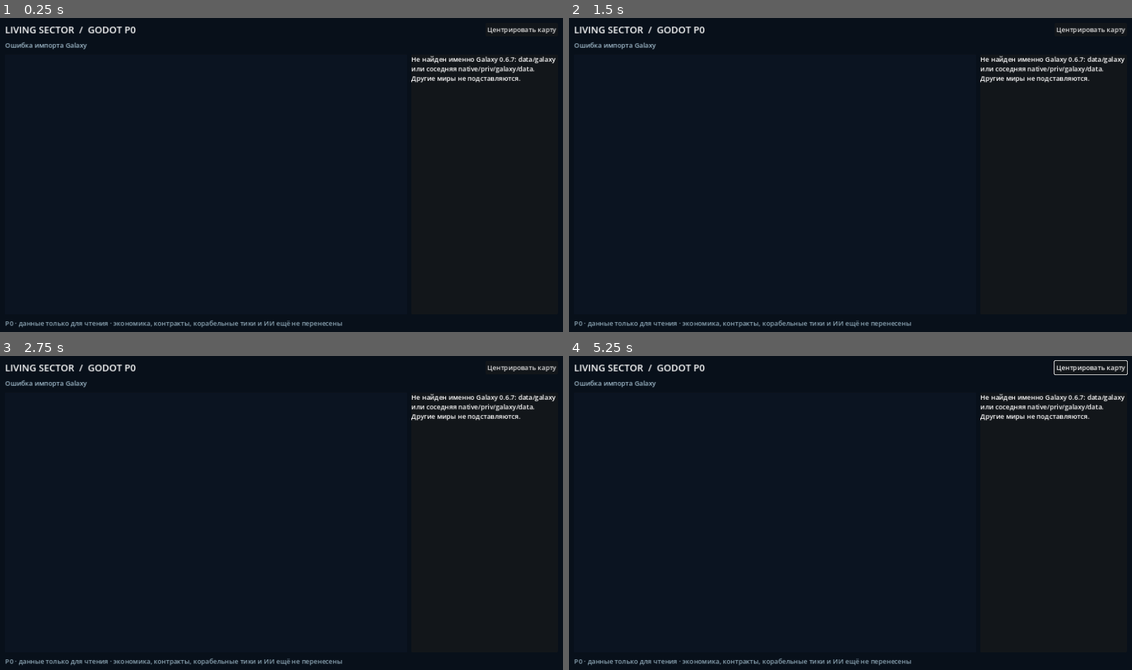
Above: before the commit, frames 1-4 (two rows, left to right).
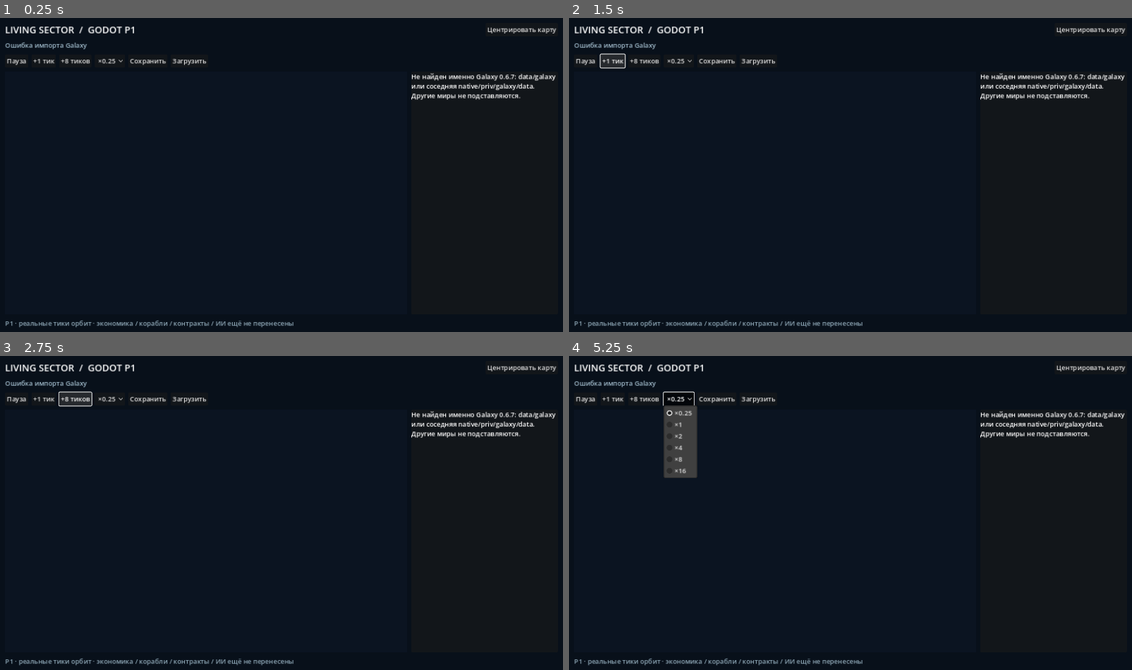
Above: after the commit, the same moments.

Repository: Mefits/Living-Sector
Game: Godot game, scene res://scenes/main.tscn
The game is run twice, just before and just after one commit, with the same random seed, the same clock (stepped at 60 frames per second) and the same inputs.
Inputs (mouse positions are in pixels of both pictures, inside the frame that each line leads up to):
- Up to frame 1 (0.25 s): no input
- Up to frame 2 (1.5 s): click (585, 61) at 0.5 s, where only the run after the commit has a clickable "Пауза"; click (614, 61) at 1.25 s, where only the run after the commit has a clickable "+1 тик"
- Up to frame 3 (2.75 s): click (73, 399) at 2 s, where only the run after the commit has a clickable "+8 тиков"
- Up to frame 4 (5.25 s): click (715, 399) at 2.75 s, where only the run after the commit has a clickable "Сохранить"; click (760, 399) at 3.5 s, where only the run after the commit has a clickable "Загрузить"; click "Центрировать карту" at 4.25 s; click (681, 399) at 5 s, where only the run after the commit has a clickable "×0.25"

The runs differ from the first frame. In frame 1, 2.2% of the frame differs, in the area x 1-99%, y 2-99%; in frame 2, 2.4%; in frame 3, 2.4%; in frame 4, 3.7%, in the area x 1-100%, y 1-99%.

Commit message:
feat(godot): connect actual clock, pause/step/x16 and save/load buttons to native-orbit model

Diff:
--- a/godot/scripts/main.gd
+++ b/godot/scripts/main.gd
@@ -1,11 +1,19 @@
 extends Control
-## Godot P0: view the real Galaxy seed, never pretend this is a running sim.
+## P1: real orbital ticks, time controls and versioned P1 saves.
+## No trade, production, ship movement or AI yet.
 
 const NativeData = preload("res://scripts/native_data.gd")
-const WorldModel = preload("res://scripts/sim/world_model.gd")
+const TickRunner = preload("res://scripts/sim/tick_runner.gd")
+const SaveState = preload("res://scripts/sim/save_state.gd")
+const SPEEDS = [0.25, 1.0, 2.0, 4.0, 8.0, 16.0]
 const SystemMap = preload("res://scripts/system_map.gd")
 
 var _model
+var _runner
+var _seed: Dictionary = {}
+var _selected_system: String = "system-sol"
+var _notice: String = ""
+var _pause_button: Button
 var _map: Control
 var _details: RichTextLabel
 var _status: Label
@@ -30,7 +38,7 @@
     var heading := HBoxContainer.new()
     root.add_child(heading)
     var title := Label.new()
-    title.text = "LIVING SECTOR  /  GODOT P0"
+    title.text = "LIVING SECTOR  /  GODOT P1"
     title.add_theme_font_size_override("font_size", 23)
     title.size_flags_horizontal = Control.SIZE_EXPAND_FILL
     heading.add_child(title)
@@ -44,6 +52,31 @@
     _status.add_theme_color_override("font_color", Color("#9fb9c9"))
     root.add_child(_status)
 
+    var toolbar := HBoxContainer.new()
+    toolbar.add_theme_constant_override("separation", 8)
+    root.add_child(toolbar)
+    _pause_button = Button.new()
+    _pause_button.text = "Пауза"
+    _pause_button.pressed.connect(_toggle_pause)
+    toolbar.add_child(_pause_button)
+    for spec in [{"text":"+1 тик", "count":1}, {"text":"+8 тиков", "count":8}]:
+        var step_button := Button.new()
+        step_button.text = str(spec["text"])
+        step_button.pressed.connect(_step.bind(int(spec["count"])))
+        toolbar.add_child(step_button)
+    var speed_menu := OptionButton.new()
+    for speed in SPEEDS:
+        speed_menu.add_item("×" + str(speed))
+    speed_menu.selected = 0
+    speed_menu.item_selected.connect(_change_speed)
+    toolbar.add_child(speed_menu)
+    for action in [{"text":"Сохранить", "callback":_save_game},
+                   {"text":"Загрузить", "callback":_load_game}]:
+        var action_button := Button.new()
+        action_button.text = str(action["text"])
+        action_button.pressed.connect(action["callback"])
+        toolbar.add_child(action_button)
+
     var columns := HBoxContainer.new()
     columns.size_flags_vertical = Control.SIZE_EXPAND_FILL
     columns.add_theme_constant_override("separation", 10)
@@ -72,7 +105,7 @@
     details_panel.add_child(_details)
 
     var footer := Label.new()
-    footer.text = "P0 · данные только для чтения · экономика, контракты, корабельные тики и ИИ ещё не перенесены"
+    footer.text = "P1 · реальные тики орбит · экономика / корабли / контракты / ИИ ещё не перенесены"
     footer.add_theme_color_override("font_color", Color("#8da6b5"))
     root.add_child(footer)
 
@@ -83,13 +116,16 @@
         push_error(str(data["error"]))
         return
 
-    _model = WorldModel.new()
-    if not _model.load_seed(data):
+    _seed = data
+    _runner = TickRunner.new()
+    if not _runner.start_from_seed(_seed):
         _status.text = "Ошибка индексации исходного мира"
         _details.text = "Godot не смог построить read-only индексы исходных JSON."
         push_error(_details.text)
         return
 
+    _model = _runner.world
+    _runner.tick_completed.connect(_on_tick_completed)
     var stats: Dictionary = _model.seed_stats()
     _status.text = "Исходный Galaxy: %d систем · %d фракции · %d тел · %d объектов · %d корабля" % [
         stats.get("systems", 0), stats.get("factions", 0),
@@ -104,7 +140,79 @@
         initial = worlds[0]
     if not initial.is_empty():
         _select_world(initial)
-    print("GODOT_P0_SEED_LOADED ", JSON.stringify(stats))
+    print("GODOT_P1_SEED_LOADED ", JSON.stringify(stats))
+    _update_status()
+
+func _process(delta: float) -> void:
+    if _runner:
+        _runner.advance_frame(delta)
+
+func _toggle_pause() -> void:
+    if not _runner:
+        return
+    _runner.queue_control("resume" if _runner.clock.paused else "pause")
+    _runner.advance_frame(0.0)
+    _update_status()
+
+func _step(count: int) -> void:
+    if not _runner:
+        return
+    _runner.queue_control("pause")
+    _runner.queue_control("step", count)
+    _runner.advance_frame(0.0)
+    _update_status()
+
+func _change_speed(index: int) -> void:
+    if not _runner or index < 0 or index >= SPEEDS.size():
+        return
+    _runner.queue_control("speed", float(SPEEDS[index]))
+    _runner.advance_frame(0.0)
+    _update_status()
+
+func _save_game() -> void:
+    if not _runner:
+        return
+    _runner.advance_frame(0.0)
+    var result: Error = SaveState.save_runner(_runner)
+    _notice = "Состояние орбит сохранено (P1)" if result == OK else "Ошибка сохранения: " + str(result)
+    _update_status()
+
+func _load_game() -> void:
+    if not _runner:
+        return
+    var result: Dictionary = SaveState.load_runner(_runner, _seed)
+    if result.get("ok", false):
+        _model = _runner.world
+        _notice = "Загружено сохранение P1, тик " + str(result.get("tick", "—"))
+        _refresh_selection()
+    else:
+        _notice = str(result.get("error", "Не удалось загрузить"))
+    _update_status()
+
+func _on_tick_completed(tick: int) -> void:
+    if tick % 8 == 0:
+        _refresh_selection()
+    _update_status()
+
+func _update_status() -> void:
+    if not _runner:
+        return
+    var totals: Dictionary = _model.seed_stats()
+    _status.text = "%d систем · %d фракции · %d тел   |   Тик %d   |   ×%s   |   %s%s" % [
+        totals.get("systems", 0), totals.get("factions", 0),
+        totals.get("bodies", 0), _runner.tick_count,
+        str(_runner.clock.world_speed),
+        "Пауза" if _runner.clock.paused else "Идёт время",
+        "   |   " + _notice if not _notice.is_empty() else ""
+    ]
+    _pause_button.text = "Продолжить" if _runner.clock.paused else "Пауза"
+
+func _refresh_selection() -> void:
+    if not _runner:
+        return
+    var selected: Dictionary = _model.system_by_id(_selected_system)
+    if not selected.is_empty():
+        _select_world(selected)
 
 func _reset_map() -> void:
     if _map:
@@ -113,6 +221,12 @@
 func _select_world(world: Dictionary) -> void:
     var system: Dictionary = world.get("system", {})
     var sid: String = str(system.get("id", ""))
+    _selected_system = sid
+    if _model:
+        var current: Dictionary = _model.system_by_id(sid)
+        if not current.is_empty():
+            world = current
+            system = world.get("system", {})
     _map.call("select_system", sid)
     var bodies: Array = world.get("bodies", [])
     var facilities: Array = world.get("facilities", [])
@@ -134,8 +248,9 @@
     lines.append("")
     lines.append("НЕБЕСНЫЕ ТЕЛА")
     for body in bodies:
-        lines.append(" • %s [%s]  биом: %s" % [
-            body.get("name", "—"), body.get("type", "—"), body.get("biome", "—")
+        lines.append(" • %s [%s] биом: %s угол: %.2f°" % [
+            body.get("name", "—"), body.get("type", "—"), body.get("biome", "—"),
+            float(body.get("current_angle", 0.0))
         ])
     lines.append("")
     lines.append("ПРЕДПРИЯТИЯ / СТАНЦИИ")
@@ -163,5 +278,6 @@
         ])
     lines.append("")
     lines.append("Все числовые ресурсы в JSON остаются исходными.")
-    lines.append("Изменения запасов и тики на этом этапе не выполняются.")
+    lines.append("Изменяются только орбитальные углы, по точной формуле Rust.")
+    lines.append("Запасы, контракты, производство и корабли не симулируются.")
     _details.text = "\n".join(lines)
